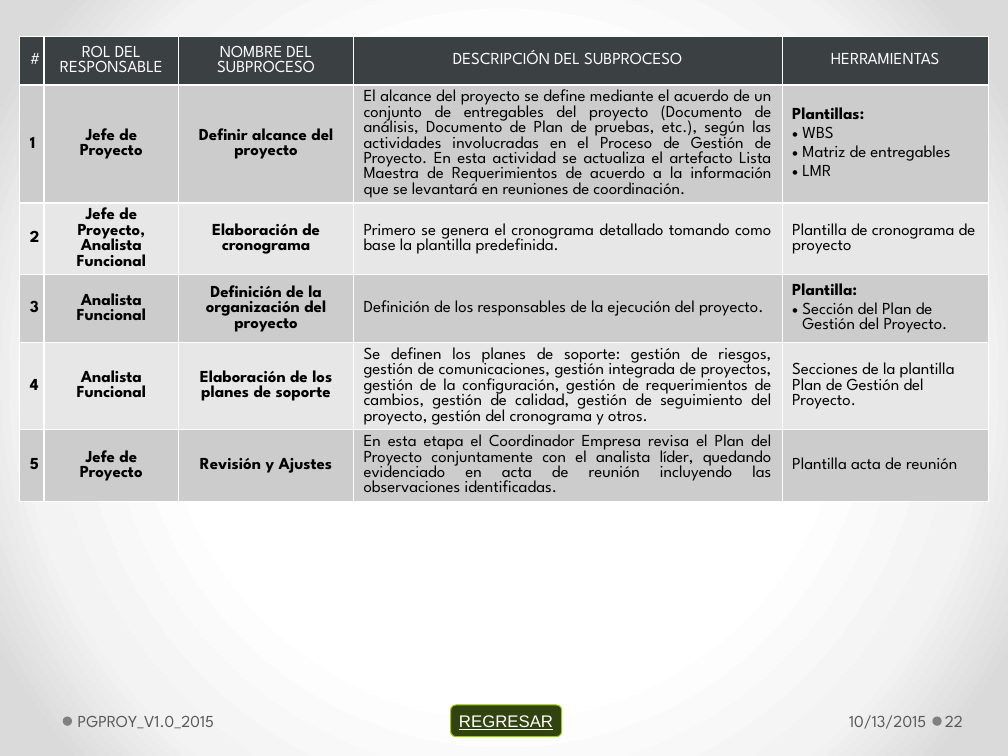
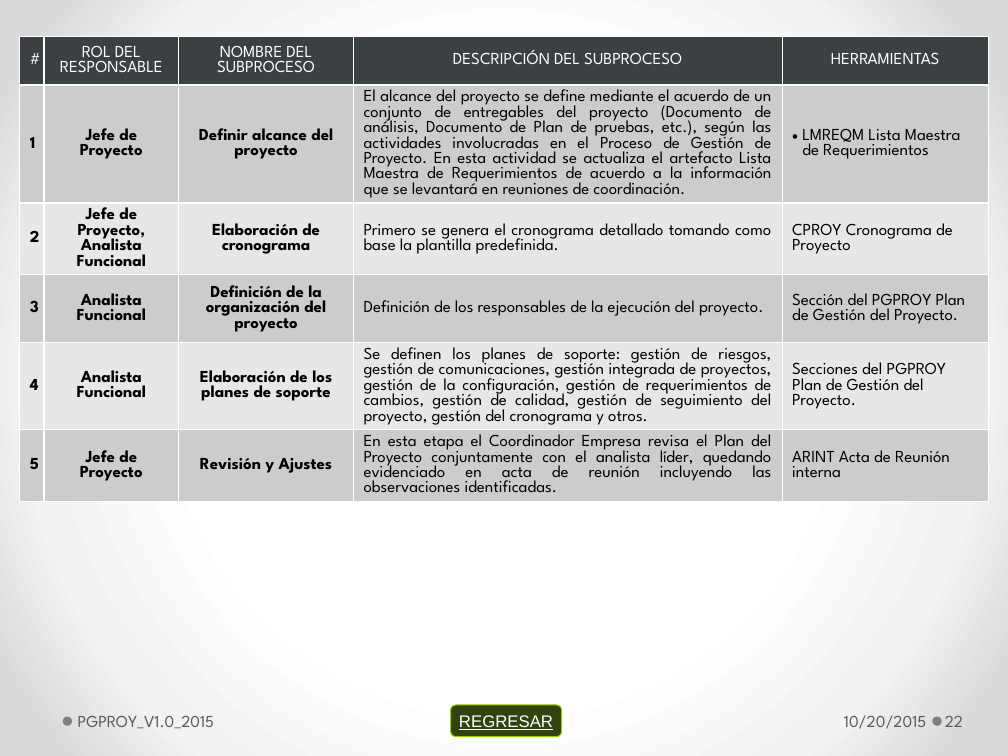
Before and after one commit to lowrider80/UTP-GPS-ALARM, a slide deck: slide 22 of Area_de_Proceso-_PP-PMC/PGPROY/PGPROY_V1.1_2015.pptx. Drawn at 1008x756 pixels with LibreOffice and Linux fonts; fonts in the diff are those of the drawing. Boxes give left, top, right and bottom in pixels: in the first picture for what was removed or moved away, otherwise in the second. Text is boxed around its words. In the diff, an @@ line names an element or a change of style, - is before the commit and + after.

Commit message:
Proceso Gestión de Proyecto

```diff
--- a/Area_de_Proceso-_PP-PMC/PGPROY/PGPROY_V1.1_2015.pptx
+++ b/Area_de_Proceso-_PP-PMC/PGPROY/PGPROY_V1.1_2015.pptx
@@ table at <box>20,36,989,681</box> @@
-row 2, column 5: Plantillas: / WBS / Matriz de entregables / LMR
+row 2, column 5: LMREQM Lista Maestra de Requerimientos
-row 3, column 5: Plantilla de cronograma de proyecto
+row 3, column 5: CPROY Cronograma de Proyecto
-row 4, column 5: Plantilla: / Sección del Plan de Gestión del Proyecto.
+row 4, column 5: Sección del PGPROY Plan de Gestión del Proyecto.
-row 5, column 5: Secciones de la plantilla Plan de Gestión del Proyecto.
+row 5, column 5: Secciones del PGPROY Plan de Gestión del Proyecto.
-row 6, column 5: Plantilla acta de reunión
+row 6, column 5: ARINT Acta de Reunión interna
@@ text at <box>844,715,926,729</box>: text changed @@
-10/13/2015
+10/20/2015
```
Also in this commit, not shown: 30 other slides changed.
